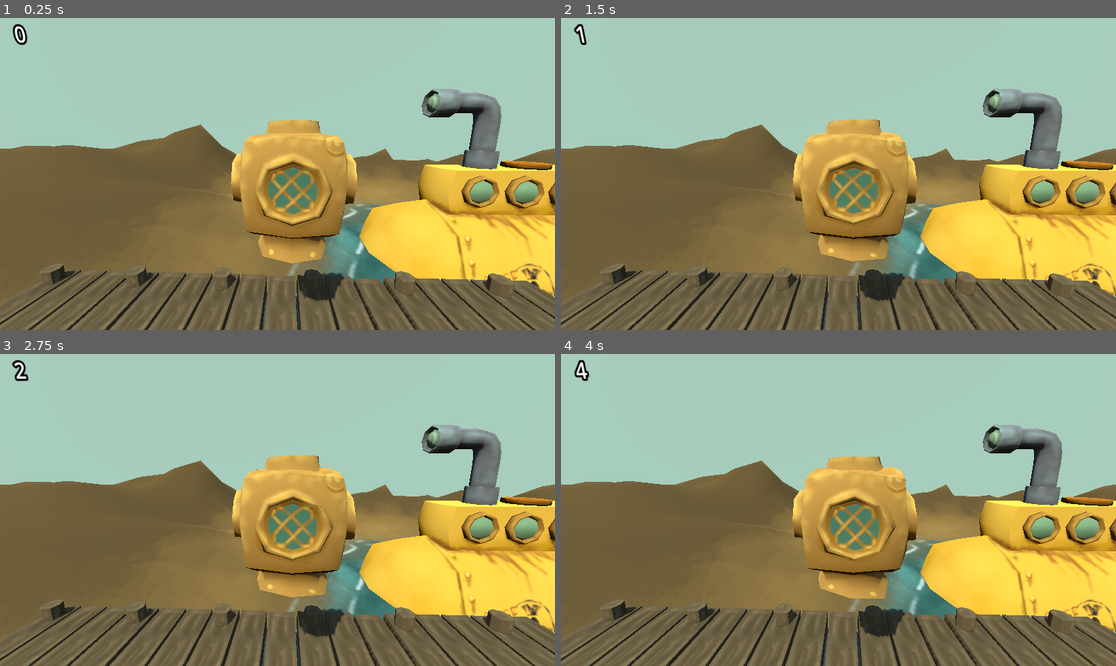
Above: before the commit, frames 1-4 (two rows, left to right).
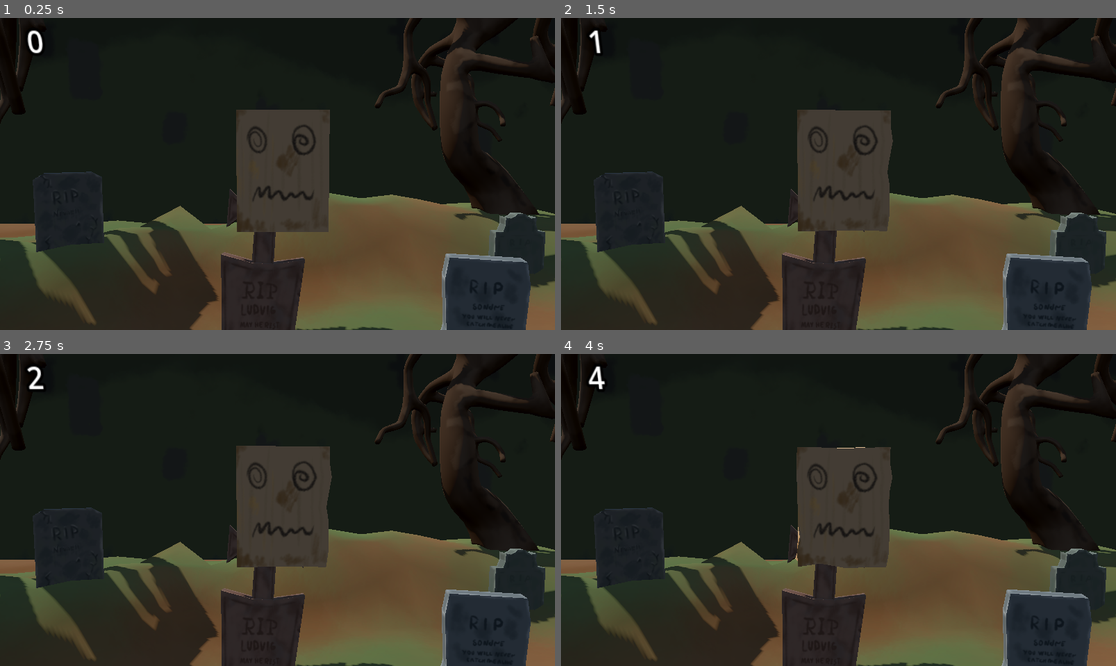
Above: after the commit, the same moments.

Repository: LudvigRisan/ScoobyDone
Game: Godot game, scene res://GameScenes/Bagger.tscn
The game is run twice, just before and just after one commit, with the same random seed, the same clock (stepped at 60 frames per second) and the same inputs. Before the commit the project starts from res://GameScenes/Diver.tscn.
Inputs (mouse positions are in pixels of both pictures, inside the frame that each line leads up to):
- Up to frame 1 (0.25 s): no input
- Up to frame 2 (1.5 s): tap Enter (ui_accept) at 0.5, 0.77 s; move the mouse to (960, 158) at 0.52 s; click (960, 158) at 0.67 s; drag from (727, 189) to (810, 236) at 1.27 s
- Up to frame 3 (2.75 s): move the mouse to (333, 441) at 2.02 s; click (333, 441) at 2.17 s
- Up to frame 4 (4 s): tap Enter (ui_accept) at 2.75, 3.5, 3.77 s; drag from (810, 572) to (672, 463) at 2.77 s; move the mouse to (1005, 556) at 3.52 s; click (1005, 556) at 3.67 s

The runs differ from the first frame. In frame 1, 94% of the frame differs, in the area x 0-100%, y 0-100%; in frame 2, 94%; in frame 3, 94%; in frame 4, 94%.

Commit message:
GraveRobbery

Diff:
--- a/GameScenes/Bagger.tscn
+++ b/GameScenes/Bagger.tscn
@@ -10,6 +10,8 @@
 [ext_resource type="PackedScene" uid="uid://i828fv08hjya" path="res://PrefabParts/winDetector.tscn" id="7_31r61"]
 [ext_resource type="Script" uid="uid://cmcplqfbvk130" path="res://SoftBody/Timer.gd" id="9_sym7p"]
 [ext_resource type="PackedScene" uid="uid://cqqfq4m4ncdmk" path="res://GameScenes/Diver.tscn" id="10_8ufgl"]
+[ext_resource type="AudioStream" uid="uid://bt26mnftdfc0f" path="res://Sounds/Carboard mask.mp3" id="11_7ufip"]
+[ext_resource type="PackedScene" uid="uid://b04hmop07m6um" path="res://GameScenes/Graveyard/The old Cemetary.fbx" id="12_uhlsa"]
 
 [sub_resource type="ProceduralSkyMaterial" id="ProceduralSkyMaterial_pr1sh"]
 
@@ -80,16 +82,28 @@
 shape = SubResource("ConcavePolygonShape3D_8ufgl")
 
 [node name="Camera3D" parent="." unique_id=1252350004 node_paths=PackedStringArray("physicsParent") instance=ExtResource("6_q5trh")]
-transform = Transform3D(0.99998105, 0.00043483006, -0.006148026, 0, 0.9975082, 0.070550546, 0.006163384, -0.070549205, 0.9974893, -0.1355326, 1.4370136, 3.9118817)
+transform = Transform3D(0.99998105, 0.00043483006, -0.006148026, 0, 0.9975082, 0.070550546, 0.006163384, -0.070549205, 0.9974893, -0.16083737, 1.7273939, 8.017466)
+fov = 49.5
 physicsParent = NodePath("../MaskPlaceholder")
 maxDistSqr = 2.055
 dragForce = 2.785
 
 [node name="Label3D" type="Label3D" parent="Camera3D" unique_id=2134192364]
-transform = Transform3D(0.9045196, 0, -0.029478956, -0.005268644, 0.8904284, -0.16166079, 0.029004317, 0.16174664, 0.88995594, -1.8498309, 0.98341584, -1.4280236)
+transform = Transform3D(0.9045196, 0, -0.029478956, -0.005268644, 0.8904284, -0.16166079, 0.029004317, 0.16174664, 0.88995594, -1.2229468, 0.648451, -1.6497024)
+text = "lorem ipsum"
 horizontal_alignment = 0
 script = ExtResource("9_sym7p")
+
+[node name="AudioListener3D" type="AudioListener3D" parent="Camera3D" unique_id=2041257878]
 
 [node name="WinDetection" parent="." unique_id=699719954 instance=ExtResource("7_31r61")]
 transform = Transform3D(1.06, 0, 0, 0, 1.06, 0, 0, 0, 1.06, 0, 0, 0)
 nextScene = ExtResource("10_8ufgl")
+
+[node name="CarboardMask" type="AudioStreamPlayer3D" parent="." unique_id=676823029]
+transform = Transform3D(1, 0, 0, 0, 1, 0, 0, 0, 1, 0.0022358447, 1.1588469, 0.0034027249)
+stream = ExtResource("11_7ufip")
+autoplay = true
+
+[node name="The old Cemetary" parent="." unique_id=499968839 instance=ExtResource("12_uhlsa")]
+transform = Transform3D(1, 0, 0, 0, 1, 0, 0, 0, 1, -0.58452654, -4.179102, 6.04694)
--- a/GameScenes/Diver.tscn
+++ b/GameScenes/Diver.tscn
@@ -10,15 +10,16 @@
 [ext_resource type="PackedScene" uid="uid://bn0xh01d62d03" path="res://GameScene.tscn" id="8_nk63b"]
 [ext_resource type="Script" uid="uid://cmcplqfbvk130" path="res://SoftBody/Timer.gd" id="8_ubqu2"]
 [ext_resource type="PackedScene" uid="uid://sdadws7ut8nk" path="res://GameScenes/Lagoon/Lurker Lagoon.fbx" id="10_vlwx7"]
+[ext_resource type="AudioStream" uid="uid://ublt65dk32uw" path="res://Sounds/Underwater mask.mp3" id="11_0auel"]
 
 [sub_resource type="ProceduralSkyMaterial" id="ProceduralSkyMaterial_h3p3v"]
 
-[sub_resource type="Sky" id="Sky_ubqu2"]
+[sub_resource type="Sky" id="Sky_gui3u"]
 sky_material = SubResource("ProceduralSkyMaterial_h3p3v")
 
 [sub_resource type="Environment" id="Environment_nk63b"]
 background_mode = 2
-sky = SubResource("Sky_ubqu2")
+sky = SubResource("Sky_gui3u")
 
 [sub_resource type="CameraAttributesPractical" id="CameraAttributesPractical_h3p3v"]
 
@@ -67,6 +68,8 @@
 transform = Transform3D(0.07234448, 0.17825727, -0.98132086, 0, 0.983899, 0.17872559, 0.9973797, -0.012929809, 0.07117966, -4.6490507, 0.95577604, -0.016221046)
 physicsParent = NodePath("../MaskPlaceholder")
 
+[node name="AudioListener3D" type="AudioListener3D" parent="Camera3D" unique_id=1169152567]
+
 [node name="WinDetection" parent="." unique_id=699719954 instance=ExtResource("7_h3p3v")]
 transform = Transform3D(1.06, 0, 0, 0, 1.06, 0, 0, 0, 1.06, 0, 0, 0)
 nextScene = ExtResource("8_nk63b")
@@ -78,3 +81,8 @@
 
 [node name="Lurker Lagoon" parent="." unique_id=724799648 instance=ExtResource("10_vlwx7")]
 transform = Transform3D(0.036172718, 0, -0.9993456, 0, 1, 0, 0.9993456, 0, 0.036172718, 19.89534, -7.260773, 4.9722676)
+
+[node name="UnderwaterMask" type="AudioStreamPlayer3D" parent="." unique_id=1337289951]
+transform = Transform3D(1, 0, 0, 0, 1, 0, 0, 0, 1, -0.0006266209, 0.10174459, -0.016318727)
+stream = ExtResource("11_0auel")
+autoplay = true
--- /dev/null
+++ b/GameScenes/Graveyard/backdrop.tres
@@ -0,0 +1,9 @@
+[gd_resource type="StandardMaterial3D" format=3 uid="uid://bwtrmsj6ad5st"]
+
+[ext_resource type="Texture2D" uid="uid://2sne1ut18xne" path="res://GameScenes/Graveyard/backdrop_Base_color.png" id="1_ytitv"]
+
+[resource]
+resource_name = "backdrop"
+vertex_color_use_as_albedo = true
+albedo_texture = ExtResource("1_ytitv")
+emission_enabled = true
--- /dev/null
+++ b/GameScenes/Graveyard/grass.tres
@@ -0,0 +1,9 @@
+[gd_resource type="StandardMaterial3D" format=3 uid="uid://oxv2fqtq15f7"]
+
+[ext_resource type="Texture2D" uid="uid://dvvgbhxdv3xwu" path="res://GameScenes/Graveyard/grass_Base_color.png" id="1_m5owl"]
+
+[resource]
+resource_name = "grass"
+vertex_color_use_as_albedo = true
+albedo_texture = ExtResource("1_m5owl")
+emission_enabled = true
--- /dev/null
+++ b/GameScenes/Graveyard/grave.001.tres
@@ -0,0 +1,9 @@
+[gd_resource type="StandardMaterial3D" format=3 uid="uid://bmn16pyywgy5b"]
+
+[ext_resource type="Texture2D" uid="uid://bffvlb62yc06h" path="res://GameScenes/Graveyard/grave.001_Base_color.png" id="1_o8yhb"]
+
+[resource]
+resource_name = "grave.001"
+vertex_color_use_as_albedo = true
+albedo_texture = ExtResource("1_o8yhb")
+emission_enabled = true
--- /dev/null
+++ b/GameScenes/Graveyard/grave.002.tres
@@ -0,0 +1,9 @@
+[gd_resource type="StandardMaterial3D" format=3 uid="uid://c078od7jxdjvl"]
+
+[ext_resource type="Texture2D" uid="uid://llyc4diwnmd3" path="res://GameScenes/Graveyard/grave.002_Base_color.png" id="1_kieiv"]
+
+[resource]
+resource_name = "grave.002"
+vertex_color_use_as_albedo = true
+albedo_texture = ExtResource("1_kieiv")
+emission_enabled = true
--- /dev/null
+++ b/GameScenes/Graveyard/grave.003.tres
@@ -0,0 +1,9 @@
+[gd_resource type="StandardMaterial3D" format=3 uid="uid://bolpvogd4tu7a"]
+
+[ext_resource type="Texture2D" uid="uid://5w0x4dt2dlxw" path="res://GameScenes/Graveyard/grave.003_Base_color.png" id="1_el4cj"]
+
+[resource]
+resource_name = "grave.003"
+vertex_color_use_as_albedo = true
+albedo_texture = ExtResource("1_el4cj")
+emission_enabled = true
--- /dev/null
+++ b/GameScenes/Graveyard/grave.004.tres
@@ -0,0 +1,9 @@
+[gd_resource type="StandardMaterial3D" format=3 uid="uid://b4befgw6acc8j"]
+
+[ext_resource type="Texture2D" uid="uid://gjmae5wl8mt3" path="res://GameScenes/Graveyard/grave.004_Base_color.png" id="1_pfyd8"]
+
+[resource]
+resource_name = "grave.004"
+vertex_color_use_as_albedo = true
+albedo_texture = ExtResource("1_pfyd8")
+emission_enabled = true
--- /dev/null
+++ b/GameScenes/Graveyard/grave.005.tres
@@ -0,0 +1,9 @@
+[gd_resource type="StandardMaterial3D" format=3 uid="uid://op0nuaakijk0"]
+
+[ext_resource type="Texture2D" uid="uid://cv1ywakwa5t7r" path="res://GameScenes/Graveyard/grave.005_Base_color.png" id="1_k2x7f"]
+
+[resource]
+resource_name = "grave.005"
+vertex_color_use_as_albedo = true
+albedo_texture = ExtResource("1_k2x7f")
+emission_enabled = true
--- /dev/null
+++ b/GameScenes/Graveyard/tree 1.tres
@@ -0,0 +1,9 @@
+[gd_resource type="StandardMaterial3D" format=3 uid="uid://ef64xabf505f"]
+
+[ext_resource type="Texture2D" uid="uid://dhh5rrfhfu1dw" path="res://GameScenes/Graveyard/tree_1_Base_color.png" id="1_rug7u"]
+
+[resource]
+resource_name = "tree 1"
+vertex_color_use_as_albedo = true
+albedo_texture = ExtResource("1_rug7u")
+emission_enabled = true
--- a/project.godot
+++ b/project.godot
@@ -11,7 +11,7 @@
 [application]
 
 config/name="ScoobyDone"
-run/main_scene="uid://cqqfq4m4ncdmk"
+run/main_scene="uid://ccrgbmkvnm3c8"
 config/features=PackedStringArray("4.6")
 config/icon="res://assets/icon.svg"
 
Binary file added: GameScenes/Graveyard/The old Cemetary.fbx
Not shown, added: GameScenes/Graveyard/The old Cemetary.fbx.import
Binary file added: GameScenes/Graveyard/backdrop_Base_color.png
Not shown, added: GameScenes/Graveyard/backdrop_Base_color.png.import
Binary file added: GameScenes/Graveyard/grass_Base_color.png
Not shown, added: GameScenes/Graveyard/grass_Base_color.png.import
Binary file added: GameScenes/Graveyard/grave.001_Base_color.png
Not shown, added: GameScenes/Graveyard/grave.001_Base_color.png.import
Binary file added: GameScenes/Graveyard/grave.002_Base_color.png
Not shown, added: GameScenes/Graveyard/grave.002_Base_color.png.import
Binary file added: GameScenes/Graveyard/grave.003_Base_color.png
Not shown, added: GameScenes/Graveyard/grave.003_Base_color.png.import
(and 10 more such lines)
